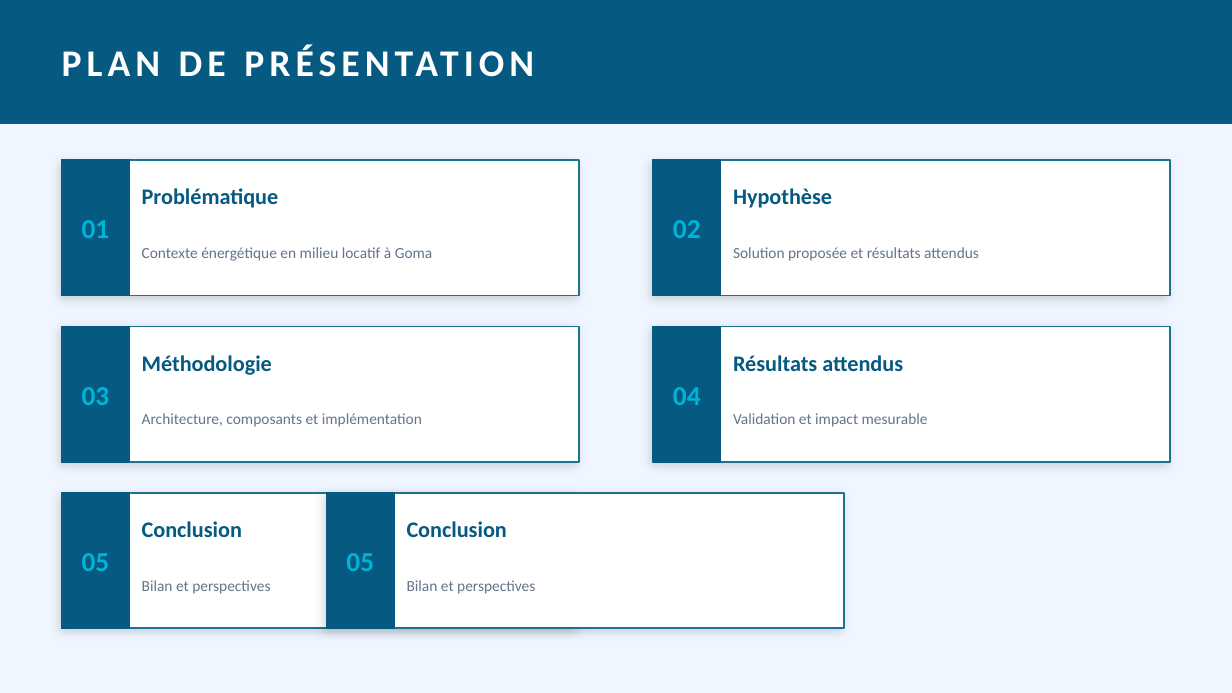
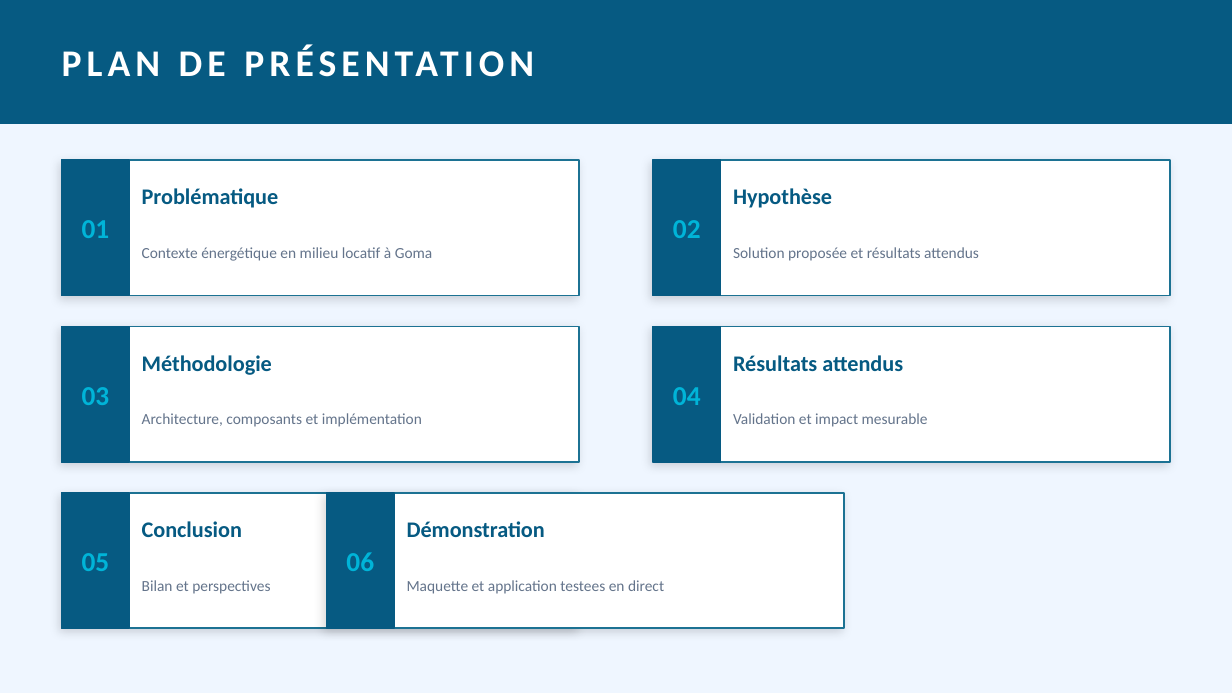
Before and after one commit to Samuelmathe/TFC-Multicanal-Goma, a slide deck: slide 2 of presentation/TFC_Departageur_Intelligent.pptx. Drawn at 1232x693 pixels with LibreOffice and Linux fonts; fonts in the diff are those of the drawing. Boxes give left, top, right and bottom in pixels: in the first picture for what was removed or moved away, otherwise in the second. Text is boxed around its words. In the diff, an @@ line names an element or a change of style, - is before the commit and + after.

```diff
--- a/presentation/TFC_Departageur_Intelligent.pptx
+++ b/presentation/TFC_Departageur_Intelligent.pptx
@@ text at [407,521,545,537]: text changed @@
-Conclusion
+Démonstration
@@ text at [346,552,374,571]: text changed @@
-05
+06
@@ text at [407,580,664,594]: text changed @@
-Bilan et perspectives
+Maquette et application testees en direct
```
Also in this commit, not shown: 3 other slides changed, 13 other files.
